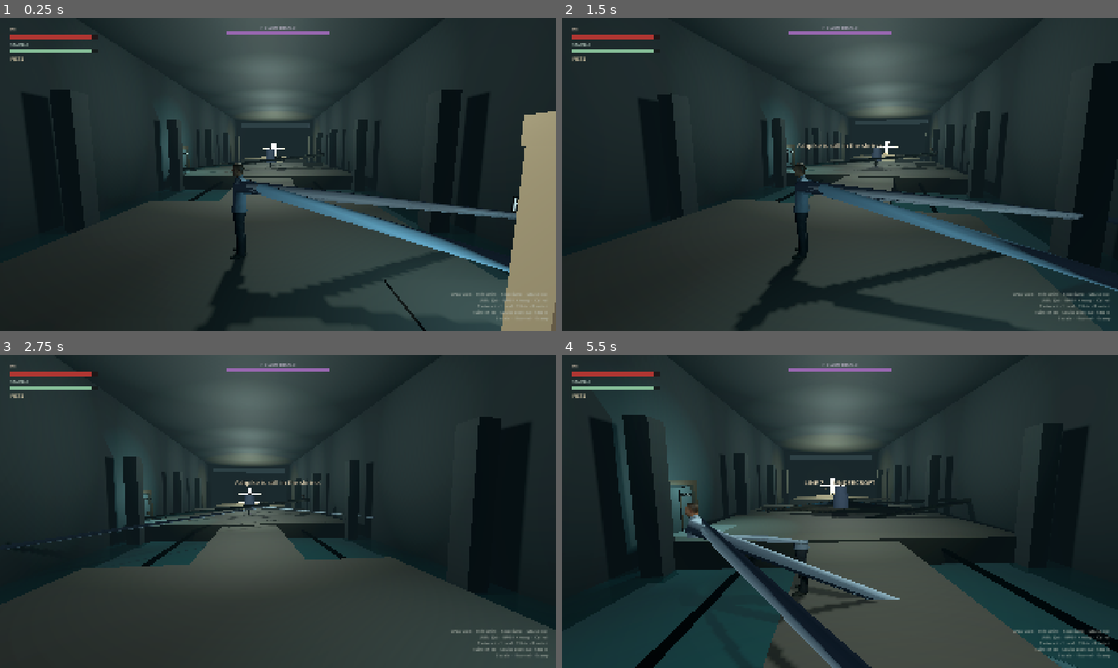
Above: before the commit, frames 1-4 (two rows, left to right).
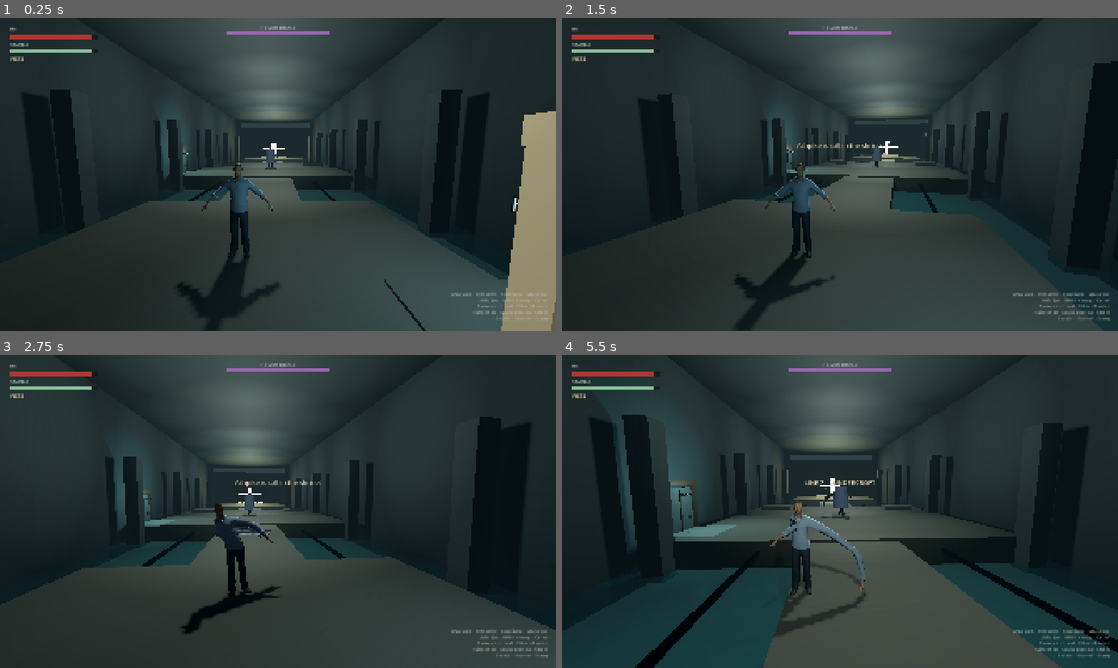
Above: after the commit, the same moments.

Repository: myat93/line7
Game: Godot game, scene res://main.tscn
Same seed, same stepped clock (60 frames per second), same inputs: the game is played once before the commit and once after it.
Inputs (mouse positions are in pixels of both pictures, inside the frame that each line leads up to):
- Up to frame 1 (0.25 s): no input
- Up to frame 2 (1.5 s): tap Enter at 0.5 s; move the mouse to (867, 174) at 0.52 s; hold 1 (bind_ashpike) 0.53-1.28 s; hold W (move_forward) from 0.53 s (still down); click (867, 174) at 0.67 s; tap Space (jump) at 0.77 s; move the mouse to (812, 174) at 1.27 s; tap 2 (bind_fists) at 1.35 s
- Up to frame 3 (2.75 s): keep holding W (move_forward); tap Space (jump) at 1.52 s; move the mouse to (289, 505) at 2.02 s; hold Right mouse button (heavy_attack) from 2.03 s (still down)
- Up to frame 4 (5.5 s): keep holding W (move_forward); move the mouse to (834, 517) at 2.77 s; release Right mouse button (heavy_attack) at 2.78 s; tap E (interact) at 2.85 s; click (834, 517) at 2.92 s; tap Space (jump) at 3.02, 3.77, 4.52 s; move the mouse to (878, 514) at 3.52 s; press the mouse at (878, 514) at 3.53 s; move the mouse to (795, 508) at 4.27 s; release the mouse at (795, 508) at 4.28 s; tap Ctrl (roll) at 4.35 s; move the mouse to (845, 511) at 5.02 s; hold Shift (sprint) from 5.03 s (still down); click (845, 511) at 5.17 s

The runs differ from the first frame. In frame 1, 6.1% of the frame differs, in the area x 30-93%, y 41-100%; in frame 2, 6.5%, in the area x 31-100%, y 40-100%; in frame 3, 2.0%; in frame 4, 5.8%.

Commit message:
Keep authored IBM binds and unscale the 0.01 armature.
Replacing Skin binds with inverse(rest) exploded Rocketbox vertices.
Undo the cm-scale node so coat, crown, and Body read at meters; idle
stays the bind A-pose; jab/heavy/roll/swipe use set_bone_pose_rotation.

Co-authored-by: myat93 <myat93@users.noreply.github.com>

Diff:
--- a/characters/he/he.gd
+++ b/characters/he/he.gd
@@ -377,8 +377,7 @@
 		_blockout = BLOCKOUT_SCENE.instantiate() as Node3D
 		_blockout.name = "HEBlockout"
 		mesh_root.add_child(_blockout)
-	## Keep the 0.01 armature from collapsing the Rocketbox skin: rebuild IBM
-	## from rest and scale Body to the 1.8 m capsule. Pose via Skeleton3D.
+	## Undo the 0.01 armature so the authored 100× IBM skins Body at 1.8 m.
 	_rig.prepare_realistic(_blockout, 1.8)
 	_rig.bind_parts(_blockout, POSE_PARTS)
 	## PosePlayer is the hook for authored clips. The GLB has none yet, so
@@ -432,6 +431,9 @@
 
 
 func _pose_idle() -> void:
+	if _rig.skeleton:
+		_rig.reset_to_bind()
+		return
 	_part_pos("Hips", Vector3.ZERO)
 	_part_rot("Hips", Vector3.ZERO)
 	_part_rot("Torso", Vector3.ZERO)
--- a/core/mesh_pose_rig.gd
+++ b/core/mesh_pose_rig.gd
@@ -4,9 +4,11 @@
 ## Drives MeshRoot visuals that live on a Skeleton3D (Rocketbox) and still
 ## falls back to named Node3D joints (box blockout).
 ##
-## Jake's GLBs keep a 0.01 armature with 100× inverse binds. Godot then either
-## specks the skinned Body or explodes it when that scale is undone for the
-## meter-authored coat/crown. Rebuild IBM from rest and scale Body to meters.
+## Jake's GLBs parent a 100×-IBM Body under a 0.01 armature so coat/crown
+## (authored in meters) shrink. Undo that scale — coat, crown, and the skinned
+## Body then read at ~1.8 / 2.05 m. Keep the authored inverse binds; replacing
+## them with inverse(rest) explodes vertices. Idle stays bind-pose (A-pose is
+## the authored rest). Combat extras go through set_bone_pose_rotation.
 
 var skeleton: Skeleton3D
 var body: MeshInstance3D
@@ -18,14 +20,12 @@
 var _node_rest_pos: Dictionary = {}
 
 
-func prepare_realistic(root: Node, target_height: float) -> void:
+func prepare_realistic(root: Node, _target_height: float) -> void:
 	_unscale_cm_armature(root)
 	skeleton = _first_skeleton(root)
 	body = root.find_child("Body", true, false) as MeshInstance3D
 	if body:
 		body.visible = true
-		_rebuild_skin_from_rest()
-		_fit_body_height(target_height)
 	if skeleton:
 		skeleton.reset_bone_poses()
 
@@ -55,6 +55,11 @@
 		_nodes[part_name] = node
 		_node_rest[part_name] = node.rotation
 		_node_rest_pos[part_name] = node.position
+
+
+func reset_to_bind() -> void:
+	if skeleton:
+		skeleton.reset_bone_poses()
 
 
 func set_rot(part_name: String, extra: Vector3) -> void:
@@ -101,49 +106,11 @@
 		var visual := root.find_child(node_name, true, false) as Node3D
 		if visual:
 			nodes.append(visual)
-	var skel := _first_skeleton(root)
-	if skel:
-		nodes.append(skel)
 	for visual in nodes:
 		if visual.scale.x > 0.0 and visual.scale.x < 0.05:
 			visual.scale = Vector3.ONE
-		## Leftover hip-height translation from the cm→m wrap. Origin is feet.
 		if visual.position.y > 0.4 and visual.position.y < 1.2:
 			visual.position.y = 0.0
-
-
-func _rebuild_skin_from_rest() -> void:
-	if skeleton == null or body == null or body.skin == null:
-		return
-	var skin := body.skin.duplicate() as Skin
-	body.skin = skin
-	if body.skeleton.is_empty() and skeleton:
-		body.skeleton = body.get_path_to(skeleton)
-	for i in range(skin.get_bind_count()):
-		var bone_idx := skin.get_bind_bone(i)
-		if bone_idx < 0:
-			bone_idx = skeleton.find_bone(skin.get_bind_name(i))
-		if bone_idx < 0:
-			continue
-		var rest := skeleton.get_bone_global_rest(bone_idx)
-		if is_zero_approx(rest.basis.determinant()):
-			continue
-		skin.set_bind_pose(i, rest.affine_inverse())
-
-
-func _fit_body_height(target_height: float) -> void:
-	if body == null or target_height <= 0.001:
-		return
-	body.scale = Vector3.ONE
-	body.position = Vector3.ZERO
-	var aabb := body.get_aabb()
-	var height := aabb.size.y
-	if height < 0.0001:
-		return
-	var factor := target_height / height
-	body.scale = Vector3.ONE * factor
-	body.position.y = -(aabb.position.y * factor)
-	pos_scale = 1.0 / factor
 
 
 func _first_skeleton(node: Node) -> Skeleton3D:
--- a/enemies/hollow_herald/hollow_herald.gd
+++ b/enemies/hollow_herald/hollow_herald.gd
@@ -232,8 +232,7 @@
 
 func _apply_realistic_meters() -> void:
 	## Coat / crown are authored in meters on a 0.01 armature. Undo that scale
-	## so the raincoat and horns stay ~2 m, then rebuild IBM from rest so the
-	## Rocketbox Body can show at 2.05 m instead of collapsing.
+	## so raincoat, horns, and the 100×-IBM Rocketbox Body all read at ~2 m.
 	if _blockout == null:
 		return
 	_rig.prepare_realistic(_blockout, 2.05)
@@ -281,6 +280,9 @@
 
 
 func _pose_idle() -> void:
+	if _rig.skeleton:
+		_rig.reset_to_bind()
+		return
 	_part_pos("Hips", Vector3.ZERO)
 	_part_rot("Hips", Vector3.ZERO)
 	_part_rot("Torso", Vector3(0.06, 0.0, 0.0))
--- a/tools/play_sim.gd
+++ b/tools/play_sim.gd
@@ -358,9 +358,11 @@
 		return
 	if not body.visible:
 		_fail("%s Rocketbox Body is hidden." % label)
-	var height := body.get_aabb().size.y * absf(body.scale.y)
-	if height < 1.2:
-		_fail("%s Rocketbox Body height is %.2f m — IBM/scale did not produce a readable body." % [label, height])
+	var armature := host.find_child("HERealistic", true, false) as Node3D
+	if armature == null:
+		armature = host.find_child("HeraldRealistic", true, false) as Node3D
+	if armature and armature.scale.x < 0.05:
+		_fail("%s armature is still cm-scaled (%.4f) — Body will spec." % [label, armature.scale.x])
 
 
 func _fail(message: String) -> void:
--- a/tools/slice_check.gd
+++ b/tools/slice_check.gd
@@ -189,8 +189,8 @@
 	if not herald_script.contains("_apply_realistic_meters"):
 		failures.append("Herald must keep _apply_realistic_meters so coat/crown stay meter-scaled.")
 	var pose_rig := FileAccess.get_file_as_string("res://core/mesh_pose_rig.gd")
-	if not pose_rig.contains("set_bone_pose_rotation") or not pose_rig.contains("set_bind_pose"):
-		failures.append("MeshPoseRig must rebuild Skin IBM and pose via set_bone_pose_rotation.")
+	if not pose_rig.contains("set_bone_pose_rotation") or not pose_rig.contains("_unscale_cm_armature"):
+		failures.append("MeshPoseRig must unscale the 0.01 armature and pose via set_bone_pose_rotation.")
 	var official_glb := load("res://enemies/hollow_herald/hollow_herald_realistic.glb") as PackedScene
 	if official_glb == null:
 		failures.append("hollow_herald_realistic.glb did not import as a PackedScene.")
Not shown, changed: characters/he/README.md
Not shown, changed: enemies/hollow_herald/README.md
